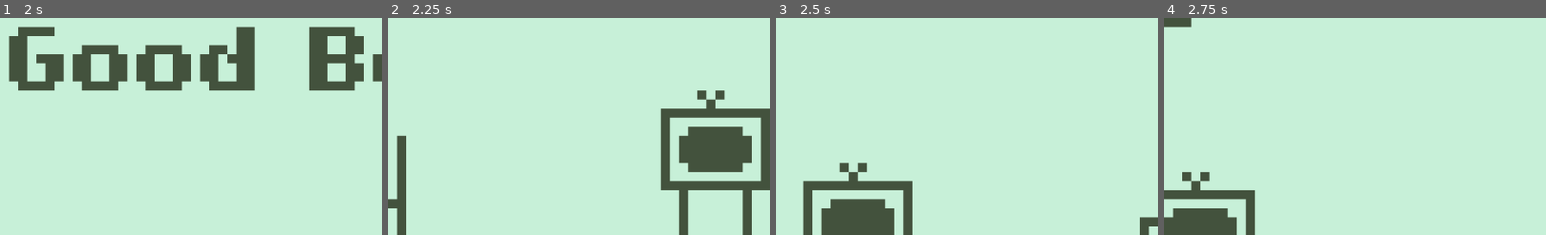
Above: before the commit, frames 1-4 (left to right).
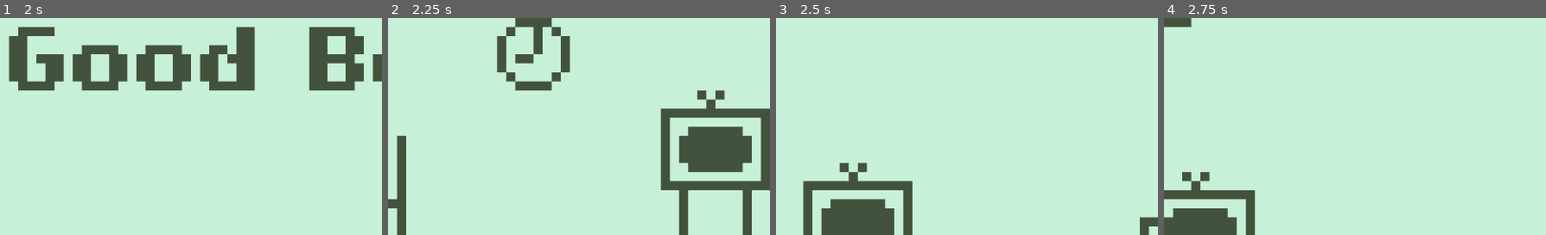
Above: after the commit, the same moments.

Repository: gheja/good-boy-just-very-hungry
Game: Godot game, scene res://scenes/Main.tscn
The game is run twice, just before and just after one commit, with the same random seed, the same clock (stepped at 60 frames per second) and the same inputs. Sound files missing from this copy of the repository are replaced by a short silence.
Inputs:
- Up to frame 1 (2 s): tap Enter at 0.5 s; hold C (action_right) from 0.53 s (still down); tap Space (action_jump) at 0.77, 1.25, 1.52 s
- Up to frame 2 (2.25 s): release C (action_right) at 2.03 s; hold Z (action_left) from 2.03 s (still down)
- Up to frame 3 (2.5 s): keep holding Z (action_left)
- Up to frame 4 (2.75 s): keep holding Z (action_left)
The pictures show only the part of the screen within x 0-50%, y 0-50%; the shares and areas given below are measured in that part.

Frame 1 is identical in both runs. In frame 2, 2.7% of the frame differs, in the area x 28-48%, y 0-34%; in frame 3, nothing differs; in frame 4, nothing differs.

Commit message:
Updated level a bit

Diff:
--- a/src/data/tilesets/tileset1.tres
+++ b/src/data/tilesets/tileset1.tres
@@ -401,3 +401,31 @@
 26/shape_one_way_margin = 0.0
 26/shapes = [  ]
 26/z_index = 0
+27/name = "tileset.png 27"
+27/texture = ExtResource( 1 )
+27/tex_offset = Vector2( 0, 0 )
+27/modulate = Color( 1, 1, 1, 1 )
+27/region = Rect2( 56, 24, 8, 8 )
+27/tile_mode = 0
+27/occluder_offset = Vector2( 0, 0 )
+27/navigation_offset = Vector2( 0, 0 )
+27/shape_offset = Vector2( 0, 0 )
+27/shape_transform = Transform2D( 1, 0, 0, 1, 0, 0 )
+27/shape_one_way = false
+27/shape_one_way_margin = 0.0
+27/shapes = [  ]
+27/z_index = 0
+28/name = "tileset.png 28"
+28/texture = ExtResource( 1 )
+28/tex_offset = Vector2( 0, 0 )
+28/modulate = Color( 1, 1, 1, 1 )
+28/region = Rect2( 56, 32, 8, 8 )
+28/tile_mode = 0
+28/occluder_offset = Vector2( 0, 0 )
+28/navigation_offset = Vector2( 0, 0 )
+28/shape_offset = Vector2( 0, 0 )
+28/shape_transform = Transform2D( 1, 0, 0, 1, 0, 0 )
+28/shape_one_way = false
+28/shape_one_way_margin = 0.0
+28/shapes = [  ]
+28/z_index = 0
--- a/src/scenes/LevelHouse.tscn
+++ b/src/scenes/LevelHouse.tscn
@@ -17,7 +17,7 @@
 collision_layer = 0
 collision_mask = 0
 format = 1
-tile_data = PoolIntArray( -1048605, 14, 0, -983057, 12, 0, - …(663 unchanged characters)… 0, -524280, 20, 0, -524269, 20, 0, -524251, 12, 0, -524233, 11, 0, -393234, 17, 0, -393233, 17, 0, -393232, 17, 0, -393229, 20, 0, -393228, 18, 0, -393227, 18, 0, -393226, 18, 0, -393225, 18, 0, -393222, 17, 0, -393220, 17, 0, -458752, 8, 0, -458750, 20, 0, -458726, 21, 0, -327702, 13, 0, -327693, 20, 0, -393214, 20, 0, -393207, 22, 0, -393198, 22, 0, -393184, 12, 0, -262172, 2, 0, -262169, 11, 0, -262115, 20, 0, -262102, 11, 0, -196598, 536870938, 0, -196597, 6, 0, -196594, 26, 0, -196590, 7, 0, -196583, 16, 0, -196579, 20, 0, -196572, 10, 0, -65556, 4, 0, -65555, 3, 0, -65549, 2, 0, -65539, 3, 0, -131071, 2, 0, -131069, 4, 0, -131051, 24, 0, -131043, 20, 0, -131040, 2, 0, -131036, 3, 0, -131033, 2, 0, -131032, 15, 0 )
+tile_data = PoolIntArray( -1048605, 14, 0, -983057, 12, 0, - …(663 unchanged characters)… 0, -524280, 20, 0, -524269, 20, 0, -524233, 11, 0, -393234, 17, 0, -393233, 17, 0, -393232, 17, 0, -393229, 20, 0, -393228, 18, 0, -393227, 18, 0, -393226, 18, 0, -393225, 18, 0, -393222, 17, 0, -393220, 17, 0, -458752, 8, 0, -458750, 20, 0, -458726, 21, 0, -458719, 13, 0, -327702, 13, 0, -327693, 20, 0, -393214, 20, 0, -393207, 22, 0, -393198, 22, 0, -393176, 12, 0, -393162, 4, 0, -262172, 2, 0, -262169, 11, 0, -262128, 27, 0, -262115, 20, 0, -262113, 12, 0, -262102, 11, 0, -262098, 13, 0, -262094, 3, 0, -196598, 536870938, 0, -196597, 6, 0, -196594, 26, 0, -196590, 7, 0, -196583, 16, 0, -196579, 20, 0, -196572, 10, 0, -65556, 4, 0, -65555, 3, 0, -65549, 2, 0, -65539, 3, 0, -131071, 2, 0, -131069, 4, 0, -131066, 28, 0, -131051, 24, 0, -131043, 20, 0, -131040, 3, 0, -131033, 2, 0, -131032, 15, 0 )
 
 [node name="Objects" type="Node2D" parent="."]
 
